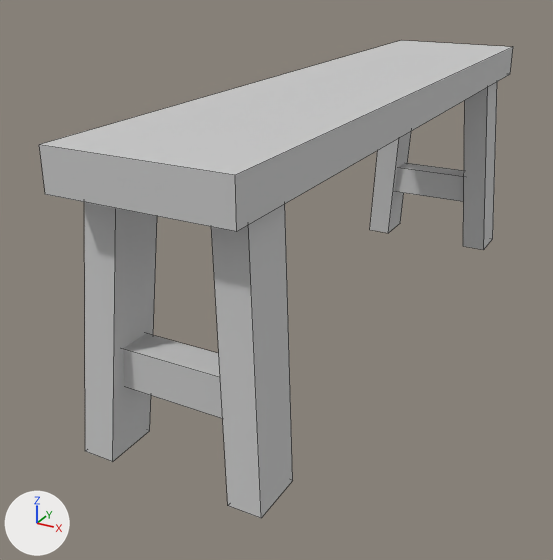
An edit to the FBX model Assets/Res/art/scenes/jg/mesh/prop/fb_prop_dengzi01.FBX, drawn before and after from the same camera.
The view is the same before and after, from a 50 mm lens placed at (0.441, -1.024, 0.551), pointed at (-0.072, -0.091, 0.085). The lights are fixed; the arrows at lower left show +X, +Y and +Z. Mesh edges are drawn as thin lines. Where no turn or scale is listed for an object, it has been applied to the vertices.

In view in the first picture: 'fb_prop_dengzi01'.
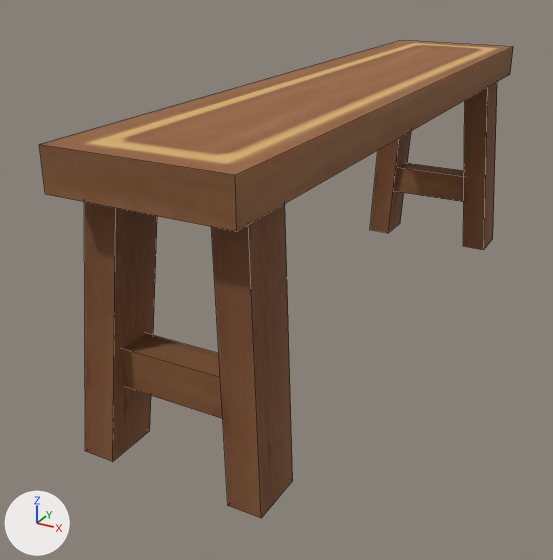
Location of each change, [x1, y1, x2, y2] in pixels of the pictures (553 x 560 px):
```json
{"object": "fb_prop_dengzi01", "change": "recoloured", "before": [39, 40, 513, 518], "after": [39, 40, 513, 518], "on screen": "grey to brown"}
```

Edits to the scene script, one JSON object a line:
```json
{"op": "add", "block": "img_t2_fb_prop_jiu03_d_tga", "code": ["img_t2_fb_prop_jiu03_d_tga = load_image('T2_fb_prop_jiu03_d.tga', '../../texture/prop/T2_fb_prop_jiu03_d.tga', 512, 512, 'sRGB')"]}
{"op": "add", "block": "mat_material__47", "code": ["mat_material__47 = principled_material('Material #47')", "mat_material__47.texture = img_t2_fb_prop_jiu03_d_tga", "mat_material__47.roughness = 0.859"]}
{"block": "me_mesh", "where": "me_mesh.from_pydata(...)  # 56 vertices, 30 faces; spans x -0.12..0.12, y -0.495..0.495, z 0.0..0.374"}
{"op": "remove", "block": "me_mesh", "code": "me_mesh.materials.append(mat_fb_prop_dengzi01_mat)  # light grey #cacaca"}
{"op": "add", "block": "me_mesh", "code": "me_mesh.materials.append(mat_material__47)  # picture img_t2_fb_prop_jiu03_d_tga"}
```
